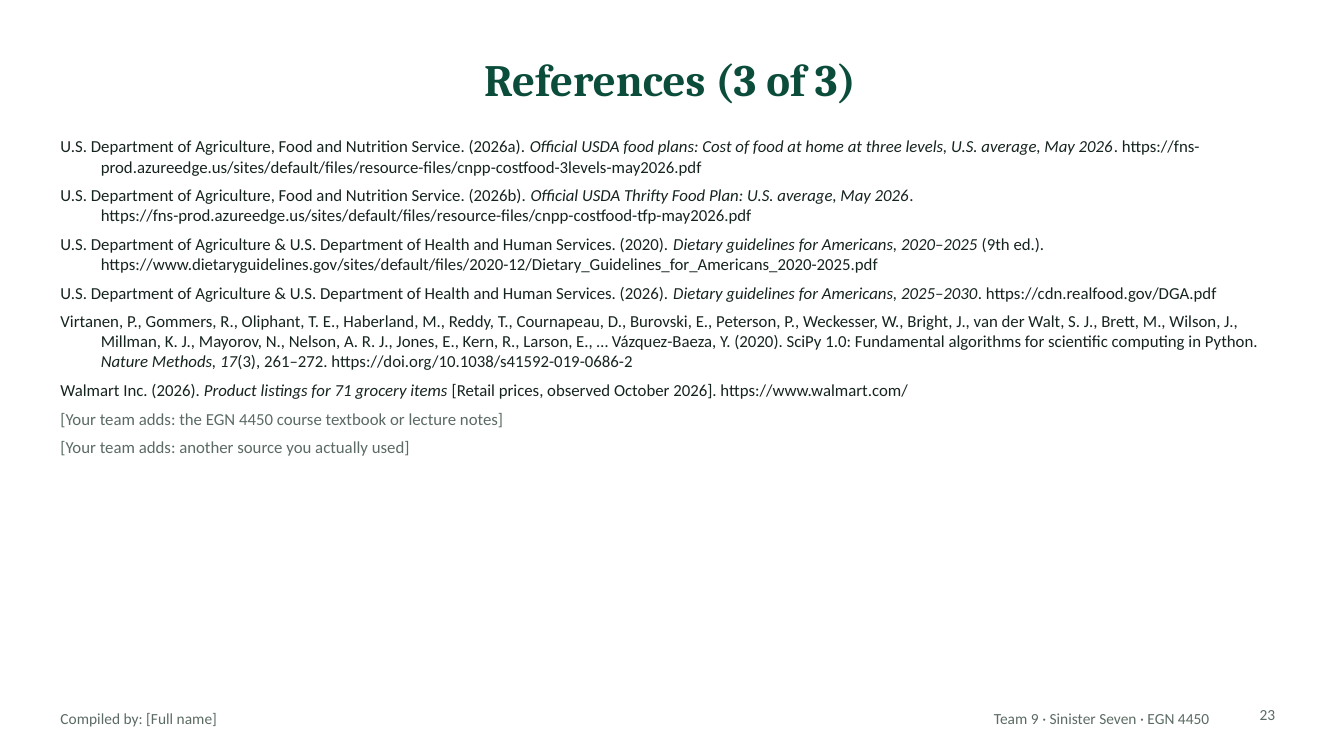
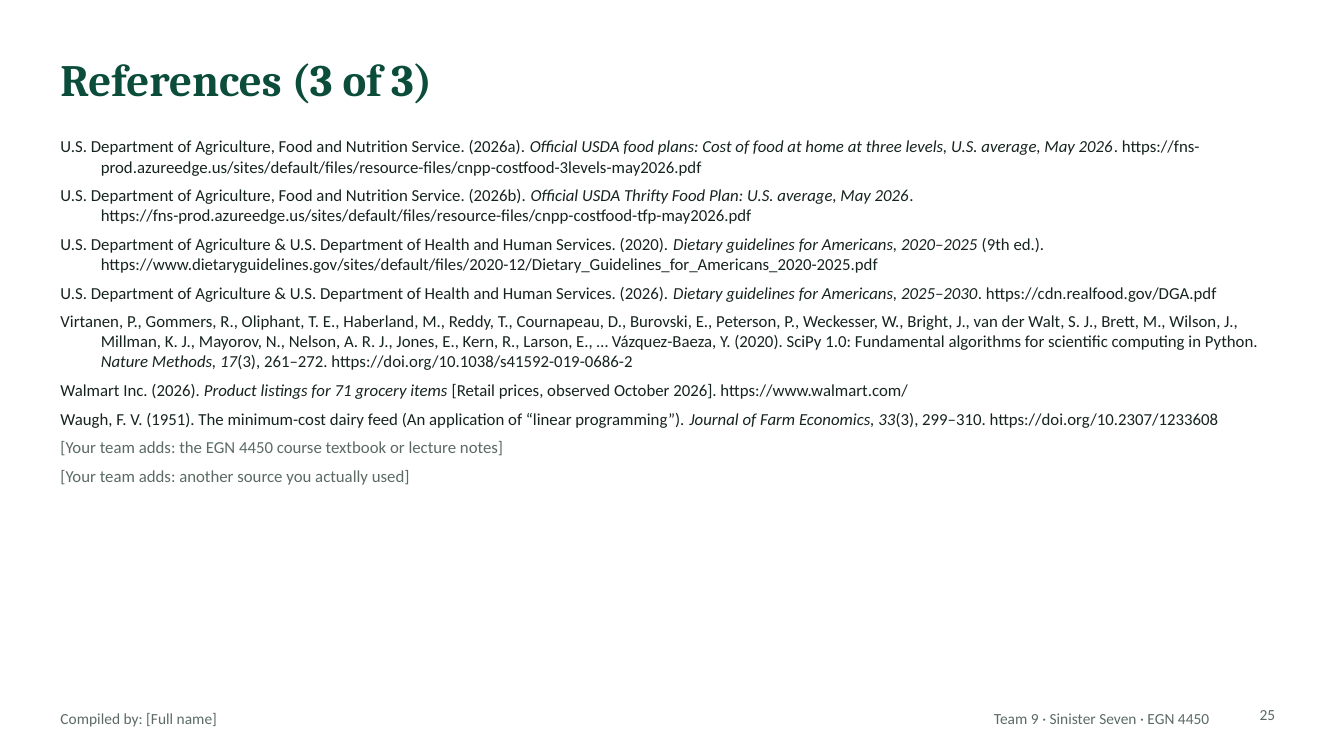
Before and after one commit to ekbaker58/feasabull-diet-optimizer, a slide deck: slide 25 of presentation/FeasaBULL_Final_Presentation_TEMPLATE.pptx (slide 23 before the commit). Drawn at 1344x756 pixels with LibreOffice and Linux fonts; fonts in the diff are those of the drawing. Boxes give left, top, right and bottom in pixels: in the first picture for what was removed or moved away, otherwise in the second. Text is boxed around its words. In the diff, an @@ line names an element or a change of style, - is before the commit and + after.

```diff
--- a/presentation/FeasaBULL_Final_Presentation_TEMPLATE.pptx
+++ b/presentation/FeasaBULL_Final_Presentation_TEMPLATE.pptx
@@ title "References (3 of 3)" at (60,63,432,104): alignment centre to left @@
@@ text at (60,413,1218,428): paragraph added @@
+Waugh, F. V. (1951). The minimum-cost dairy feed (An application of “linear programming”). Journal of Farm Economics, 33(3), 299–310. https://doi.org/10.2307/1233608
@@ page number at (1260,710,1276,720): text changed @@
-23
+25
```
Also in this commit, not shown: 19 other slides changed, 4 slides added, 2 slides removed.
